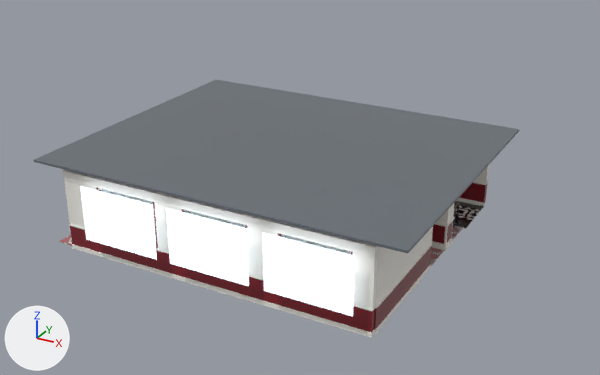
An edit to the Blender file arlecchino_block1.blend, drawn before and after from the same camera.
One viewpoint serves both versions: a 50 mm camera at (18.0, -18.0, 12.9) aimed at (3.9, 7.6, 0.1). Arrows for +X, +Y and +Z are at lower left; the lights stay in place. The older version comes first.

The first picture shows 'AftWall_Red_A', 'AftWall_Upper_A', 'Ceiling_Recessed_Slab', 'Hull_Pier_0', 'Hull_Pier_2', 'Hull_Pier_3', 'Hull_Plinth', 'Hull_Red_Wainscot', 'Hull_Window_Header', 'Inboard_CorrWall_Plinth', 'Inboard_CorrWall_Red', 'Inboard_CorrWall_Upper', 'Win_Daylight_0', 'Win_Daylight_1', 'Win_Daylight_2' and 17 more.
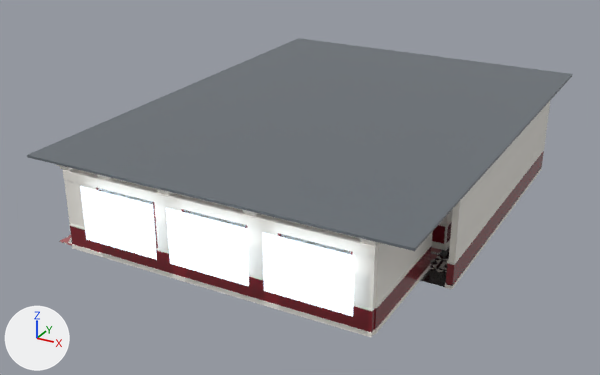
Where the newer file only moved an object's origin or applied its transform, the numbers keep the older frame.

The change, as a list of edits to the scene's bpy script:
```text
Change me_ceiling_recessed_slab_mesh:
    remove me_ceiling_recessed_slab_mesh.from_pydata(...)  # 8 vertices, 6 faces; spans x -6.43..6.43, y -5.19..5.19, z -0.04..0.04
    add me_ceiling_recessed_slab_mesh.from_pydata(...)  # 8 vertices, 6 faces; spans x -6.72..6.72, y -9.13..9.13, z -0.04..0.04
    me_ceiling_recessed_slab_mesh part 1
    me_ceiling_recessed_slab_mesh.vertices[0].co: (-6.43, -5.19, -0.04) -> (-6.72, -9.13, -0.04)  # pixel (33, 162) -> pixel (27, 157)
    me_ceiling_recessed_slab_mesh.vertices[1].co: (-6.43, -5.19, 0.04) -> (-6.72, -9.13, 0.04)  # pixel (33, 159) -> pixel (26, 155)
    me_ceiling_recessed_slab_mesh.vertices[2].co: (-6.43, 5.19, -0.04) -> (-6.72, 9.13, -0.04)  # not seen -> pixel (298, 39)
    me_ceiling_recessed_slab_mesh.vertices[3].co: (-6.43, 5.19, 0.04) -> (-6.72, 9.13, 0.04)  # pixel (216, 79) -> pixel (298, 38)
    me_ceiling_recessed_slab_mesh.vertices[4].co: (6.43, -5.19, -0.04) -> (6.72, -9.13, -0.04)  # pixel (407, 253) -> pixel (414, 251)
    me_ceiling_recessed_slab_mesh.vertices[5].co: (6.43, -5.19, 0.04) -> (6.72, -9.13, 0.04)  # pixel (408, 250) -> pixel (414, 248)
    me_ceiling_recessed_slab_mesh.vertices[6].co: (6.43, 5.19, -0.04) -> (6.72, 9.13, -0.04)  # pixel (519, 131) -> pixel (572, 75)
    me_ceiling_recessed_slab_mesh.vertices[7].co: (6.43, 5.19, 0.04) -> (6.72, 9.13, 0.04)  # pixel (519, 129) -> pixel (572, 73)
Change ob_ceiling_recessed_slab:
    ob_ceiling_recessed_slab.location: (4.97, 4.79, 3.0) -> (4.78, 8.93, 3.0)
Remove ob_inboard_corrwall_upper:
    ob_inboard_corrwall_upper = bpy.data.objects.new('Inboard_CorrWall_Upper', me_inboard_corrwall_upper_mesh)
Remove ob_inboard_corrwall_red:
    ob_inboard_corrwall_red = bpy.data.objects.new('Inboard_CorrWall_Red', me_inboard_corrwall_red_mesh)
Remove ob_inboard_corrwall_plinth:
    ob_inboard_corrwall_plinth = bpy.data.objects.new('Inboard_CorrWall_Plinth', me_inboard_corrwall_plinth_mesh)
Add ob_rotunda_aftbackdrop_rail:
    ob_rotunda_aftbackdrop_rail = bpy.data.objects.new('Rotunda_AftBackdrop_Rail', me_rotunda_aftbackdrop_rail_mesh)  # a box spanning x -0.12..0.12, y -5.4..5.4, z -0.03..0.03; in mat_mat_classical_wall_white (white #f1ede6)
    ob_rotunda_aftbackdrop_rail.location = (11.37, 8.73, 0.88)
Add ob_rotunda_aftbackdrop_plinth:
    ob_rotunda_aftbackdrop_plinth = bpy.data.objects.new('Rotunda_AftBackdrop_Plinth', me_rotunda_aftbackdrop_plinth_mesh)  # a box spanning x -0.12..0.12, y -5.4..5.4, z -0.08..0.08; in mat_mat_classical_wall_white (white #f1ede6)
    ob_rotunda_aftbackdrop_plinth.location = (11.37, 8.73, 0.07)
Add ob_rotunda_aftbackdrop_red:
    ob_rotunda_aftbackdrop_red = bpy.data.objects.new('Rotunda_AftBackdrop_Red', me_rotunda_aftbackdrop_red_mesh)  # a box spanning x -0.11..0.11, y -5.4..5.4, z -0.36..0.36; in mat_mat_wainscot_venetian_red (dark red #7c1622)
    ob_rotunda_aftbackdrop_red.location = (11.38, 8.73, 0.48)
Add ob_rotunda_aftbackdrop_upper:
    ob_rotunda_aftbackdrop_upper = bpy.data.objects.new('Rotunda_AftBackdrop_Upper', me_rotunda_aftbackdrop_upper_mesh)  # a box spanning x -0.1..0.1, y -5.4..5.4, z -0.95..0.95; in mat_mat_classical_wall_white (white #f1ede6)
    ob_rotunda_aftbackdrop_upper.location = (11.4, 8.73, 1.83)
Add ob_ceiling_rotunda_aft_flat:
    ob_ceiling_rotunda_aft_flat = bpy.data.objects.new('Ceiling_Rotunda_Aft_Flat', me_ceiling_rotunda_aft_flat_mesh)  # a box spanning x -0.6..0.6, y -5.4..5.4, z -0.08..0.08; in mat_mat_classical_wall_white (white #f1ede6)
    ob_ceiling_rotunda_aft_flat.location = (10.9, 8.73, 2.88)
Add ob_floor_rotunda_aft_tile:
    ob_floor_rotunda_aft_tile = bpy.data.objects.new('Floor_Rotunda_Aft_Tile', me_floor_rotunda_aft_tile_mesh)  # a box spanning x -0.55..0.55, y -5.3..5.3, z -0.02..0.02
    ob_floor_rotunda_aft_tile.location = (10.9, 8.73, -0.02)
```

Changed parts and their boxes (x1, y1, x2, y2) in the pictures (600 x 375 px):
'Ceiling_Recessed_Slab', reshaped, moved (13% wider, 23% taller)
    before: (34, 80, 519, 253)
    after: (27, 38, 573, 251)
'Rotunda_AftBackdrop_Upper', added
    after: (448, 105, 550, 264)
'Rotunda_AftBackdrop_Red', added
    after: (446, 151, 544, 286)
'Floor_Rotunda_Aft_Tile', added
    after: (420, 246, 450, 287)
'Ceiling_Rotunda_Aft_Flat', added
    after: (457, 101, 550, 206)
'Inboard_CorrWall_Red', deleted
    before: (460, 183, 487, 203)
'Rotunda_AftBackdrop_Plinth', added
    after: (445, 168, 542, 289)
'Inboard_CorrWall_Upper', deleted (mostly hidden)
    before: (474, 165, 489, 183)
'Inboard_CorrWall_Plinth', deleted
    before: (456, 197, 486, 206)
'Rotunda_AftBackdrop_Rail', added
    after: (447, 158, 538, 265)
